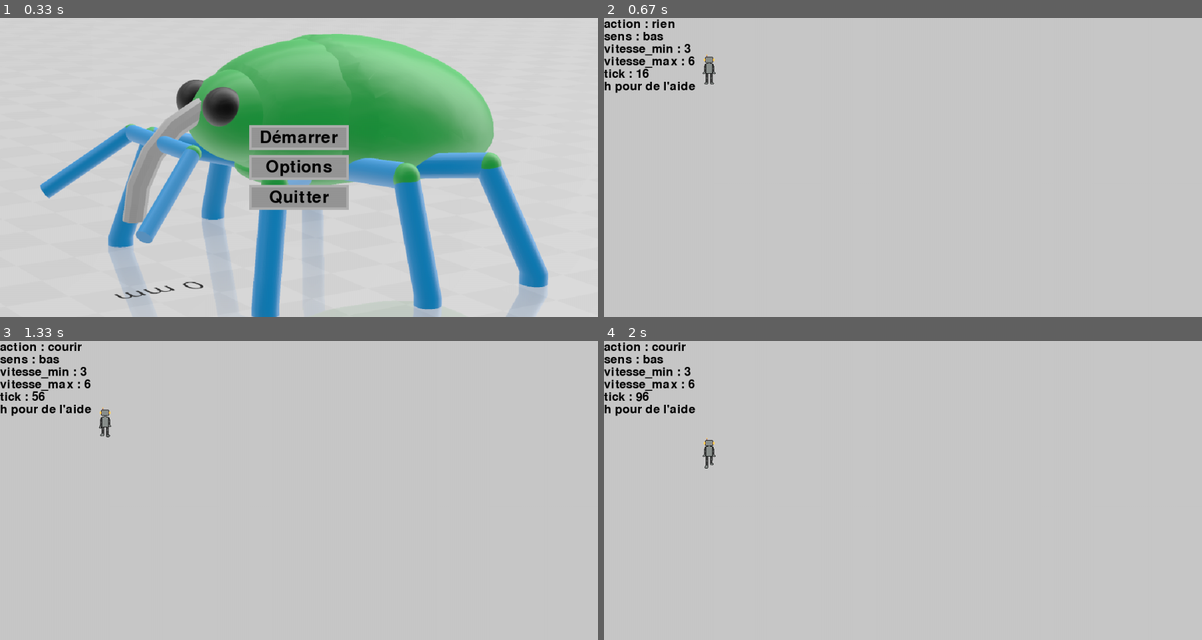
Above: before the commit, frames 1-4 (two rows, left to right).
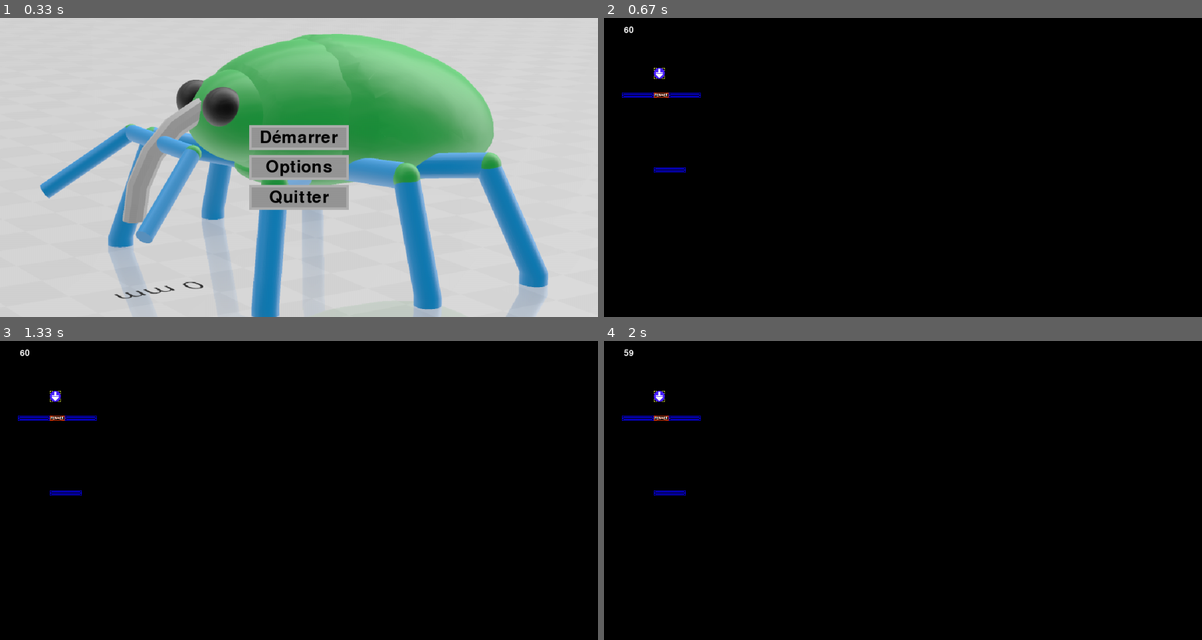
Above: after the commit, the same moments.

Repository: artieur262/Roborancon
Game: pygame game, started from main.py
Same seed, same stepped clock (60 frames per second), same inputs: the game is played once before the commit and once after it.
Inputs (mouse positions are in pixels of both pictures, inside the frame that each line leads up to):
- Up to frame 1 (0.33 s): no input
- Up to frame 2 (0.67 s): click (903, 137) at 0.38 s
- Up to frame 3 (1.33 s): tap Shift at 0.67 s
- Up to frame 4 (2 s): no input

Frame 1 is identical in both runs. In frame 2, 100% of the frame differs, in the area x 0-100%, y 0-100%; in frame 3, 100%; in frame 4, 100%.

Commit message:
chagement du teste excuté dans le main

Diff:
--- a/main.py
+++ b/main.py
@@ -9,7 +9,7 @@
 from menu.start_menu import StartMenu
 from menu.menu_option import MenuOption
 from autre import save
-import teste5
+import teste7
 
 def main():
     """fonction principale"""
@@ -39,7 +39,7 @@
             if temp == "jouer":
                 action = "jeu"
         if action == "jeu":
-            teste5.main()
+            teste7.main()
             action = "menu_start"
         if action == "menu_option":
             temp = MenuOption.main(clavier, souris, langue["menu"])
--- a/teste7.py
+++ b/teste7.py
@@ -58,4 +58,6 @@
         screen.blit(fps,(0,0))
         pygame.display.update()
         clook.tick(60)
-main()
+
+if __name__ == "__main__":
+    main()
